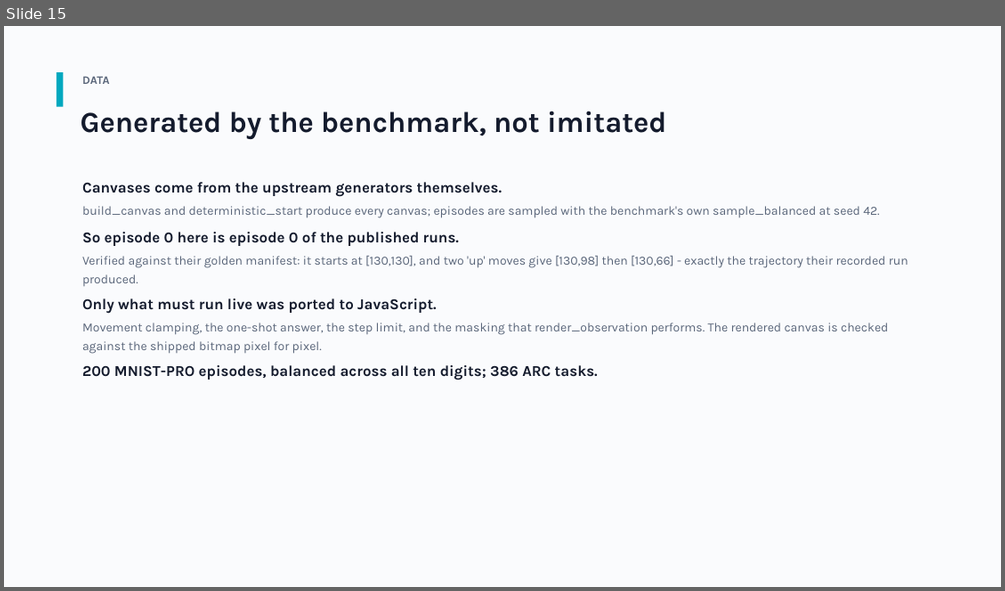
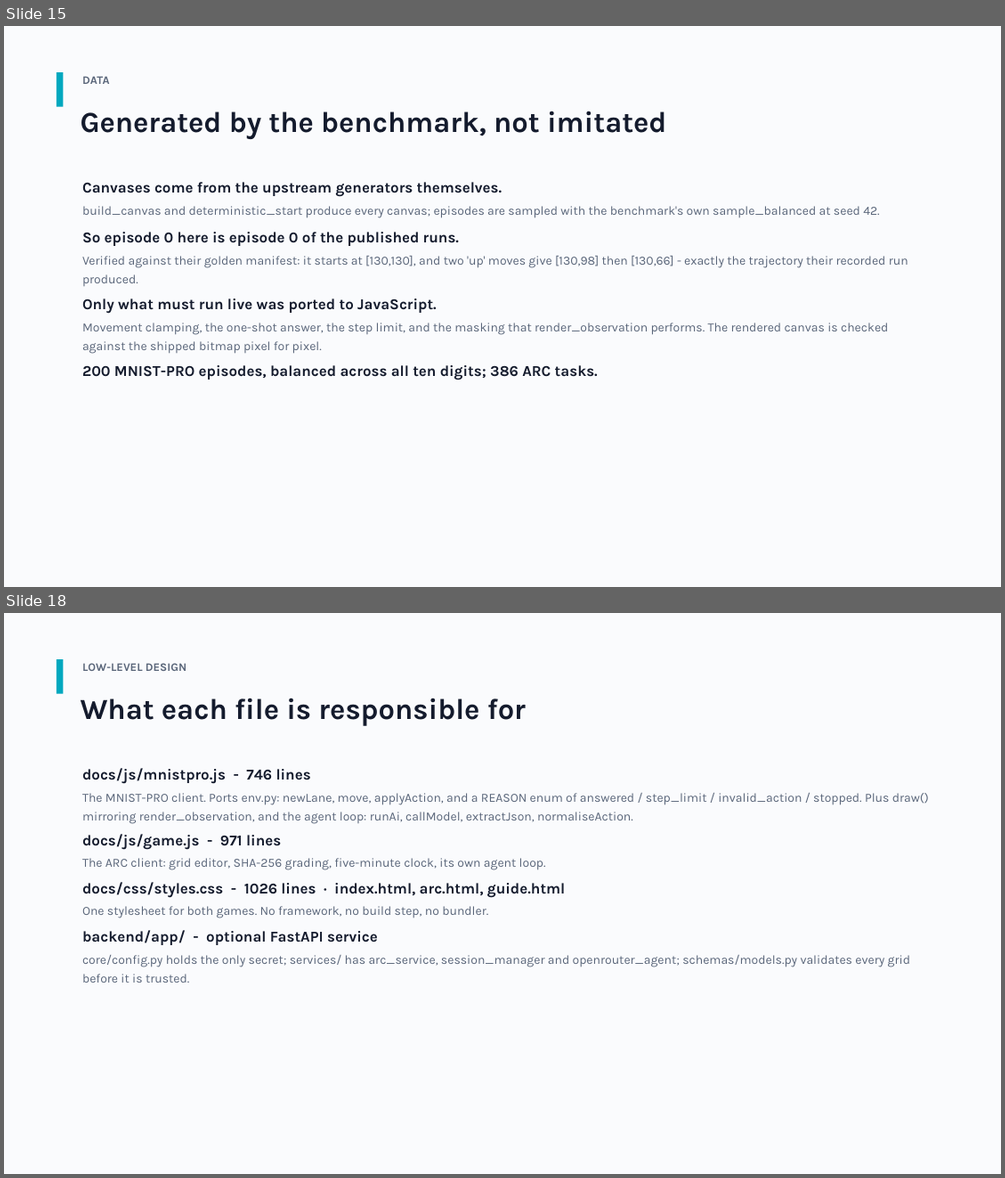
Before and after one commit to panandi/mnistpro, a slide deck: docs/MNIST-PRO-overview.pptx. Shown one above the other, each under a label of ours: slide 15 before the commit, slides 15 and 18 after it; the slides between them are not shown. The pictures are 1005x591 and 1005x1178 pixels, drawn with LibreOffice and Linux fonts; fonts in the diff are those of the drawing. Boxes give left, top, right and bottom in pixels: in the first picture for what was removed or moved away, otherwise in the second. Text is boxed around its words. In the diff, an @@ line names an element or a change of style, - is before the commit and + after.

```diff
--- a/docs/MNIST-PRO-overview.pptx
+++ b/docs/MNIST-PRO-overview.pptx
@@ slide 18 added at [4,613,1001,1174], background #FFFFFF @@
@@ rectangle added at [4,613,1001,1174], fill #FAFBFD @@
@@ rectangle added at [57,659,63,694], fill #00A8BF @@
@@ text added at [82,663,186,671], 11 pt, text #5A667A, bold @@
+LOW-LEVEL DESIGN
@@ text added at [81,698,526,726], 28 pt, text #141B2D, bold @@
+What each file is responsible for
@@ text added at [82,768,311,784], 14.5 pt, text #141B2D, bold @@
+docs/js/mnistpro.js - 746 lines
@@ text added at [82,793,929,824], 12 pt, text #5A667A @@
+The MNIST-PRO client. Ports env.py: newLane, move, applyAction, and a REASON enum of answered / step_limit / invalid_action / stopped. Plus draw() mirroring render_observation, and the agent loop: runAi, callModel, extractJson, normaliseAction.
@@ text added at [82,834,281,850], 14.5 pt, text #141B2D, bold @@
+docs/js/game.js - 971 lines
@@ text added at [82,858,546,870], 12 pt, text #5A667A @@
+The ARC client: grid editor, SHA-256 grading, five-minute clock, its own agent loop.
@@ text added at [82,882,566,898], 14.5 pt, text #141B2D, bold @@
+docs/css/styles.css - 1026 lines · index.html, arc.html, guide.html
@@ text added at [82,906,488,918], 12 pt, text #5A667A @@
+One stylesheet for both games. No framework, no build step, no bundler.
@@ text added at [82,930,378,945], 14.5 pt, text #141B2D, bold @@
+backend/app/ - optional FastAPI service
@@ text added at [82,955,910,982], 12 pt, text #5A667A @@
+core/config.py holds the only secret; services/ has arc_service, session_manager and openrouter_agent; schemas/models.py validates every grid before it is trusted.
```
Also in this commit, not shown: 5 other slides added.
